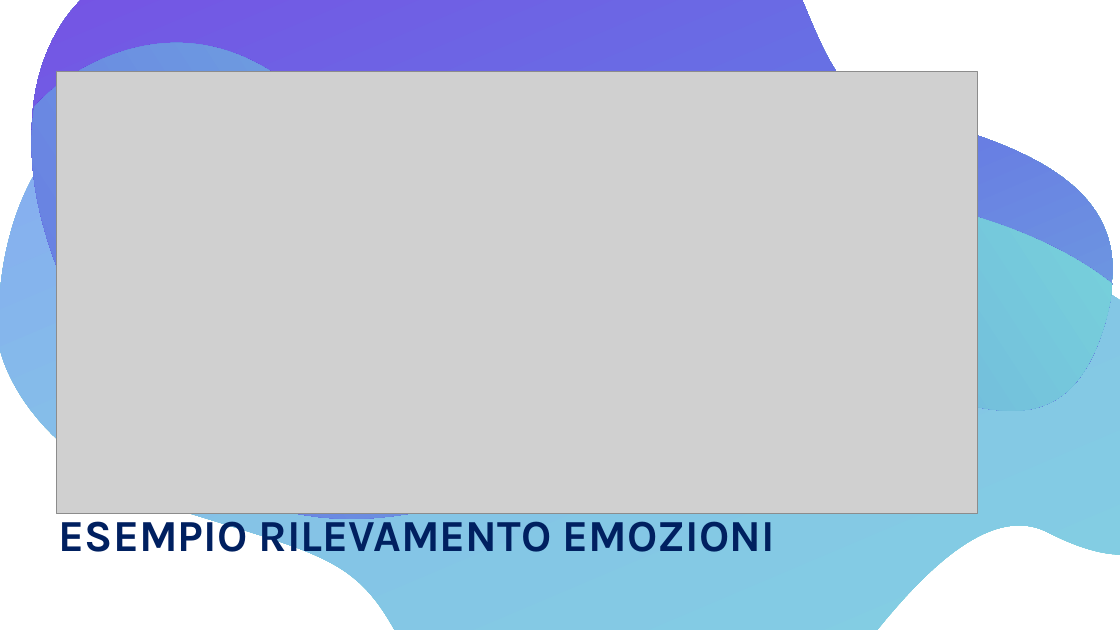
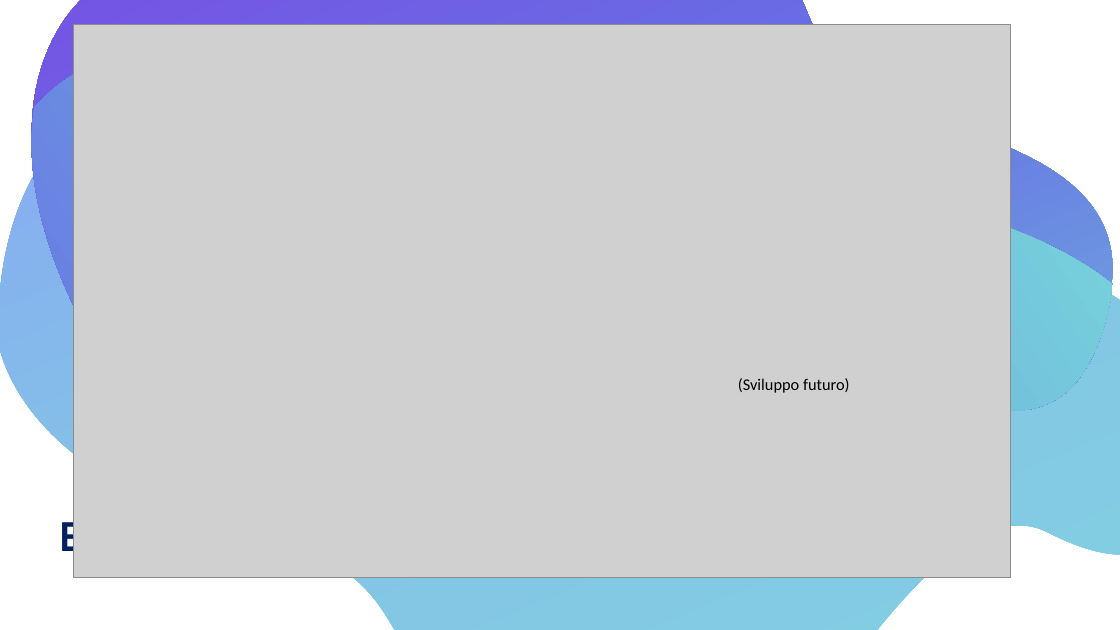
Before and after one commit to LorenzoPina-dev/Tu_si_che_mi_capisci, a slide deck: slide 5 of progetto Tu sì che mi capisci (1).pptx. Drawn at 1120x630 pixels with LibreOffice and Linux fonts; fonts in the diff are those of the drawing; grey boxes stand for pictures. Boxes give left, top, right and bottom in pixels: in the first picture for what was removed or moved away, otherwise in the second. Text is boxed around its words. In the diff, an @@ line names an element or a change of style, - is before the commit and + after.

```diff
--- a/progetto Tu sì che mi capisci (1).pptx
+++ b/progetto Tu sì che mi capisci (1).pptx
@@ picture: place and size @@
-picture at (56,72,977,514)
+picture at (73,24,1011,577)
@@ text added at (738,378,850,393), 14 pt, text #000000 @@
+(Sviluppo futuro)
```
Also in this commit, not shown: 1 other slide changed.
